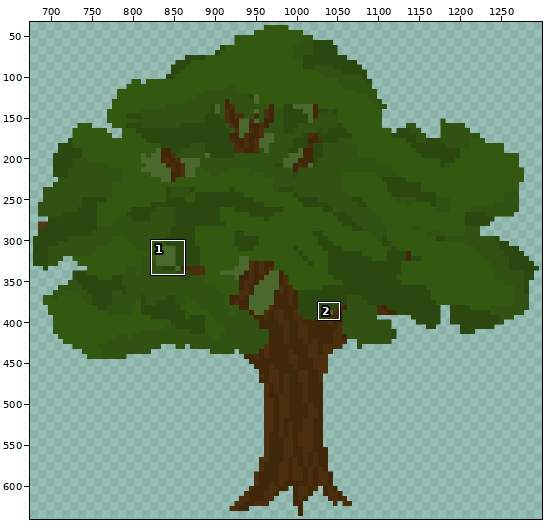
Edited in one commit: sprite sheet (Assets/Sprites/field/field_third_tree.png). The picture above shows the old version from afar; the outline marks the close-up.
Close-up. Earlier state:
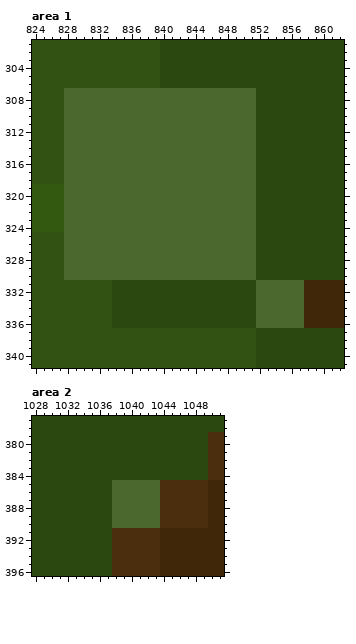
The file is 1799x900 pixels. Pixels under 10% opacity are left out. Colours within 5 levels of each other are drawn and written as one. Shown: area 1: x 824..862, y 301..341; area 2: x 1028..1051, y 377..396. The wide view leaves out empty margins. The commit also changed other parts of the picture, which this record leaves out.
New version:
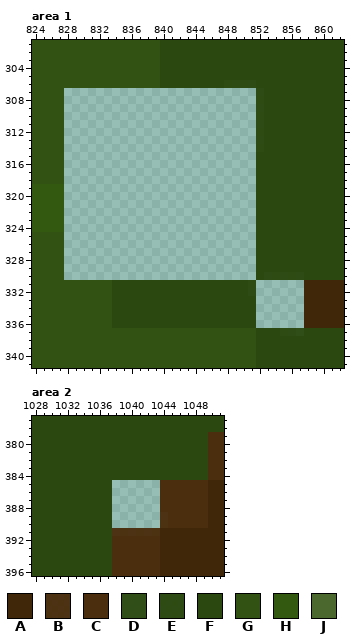
Palette (. is transparent): A #40270a  B #4b2e0ef8  C #4b2e0e  D #2b4810f1  E #2b4810f8  F #2b4810  G #325214  H #335810  J #4b692f
Difference:
Area 1:
y 306: x 848..851 FFFF -> EEEE
y 307..314: x 828..852 JJJJJJJJJJJJJJJJJJJJJJJJF -> ........................E
y 315..329: x 828..851 JJJJJJJJJJJJJJJJJJJJJJJJ -> ........................
y 330: x 828..851 JJJJJJJJJJJJJJJJJJJJJJJJ -> ........................; x 853..857 FFFFF -> EEEEE
y 331..332: x 851..857 FJJJJJJ -> E......
y 333..336: x 852..857 JJJJJJ -> ......
y 337: x 855..857 FFF -> EED
Area 2:
y 385..388: x 1038..1043 JJJJJJ -> ......
y 389..390: x 1038..1044 JJJJJJC -> ......B
y 391: x 1038..1043 CCCCCC -> BBBBBB
Where, in picture pixels (left, top, right, bottom), the same in both close-ups:
changed: (64, 80, 304, 336)
changed: (112, 480, 168, 536)
